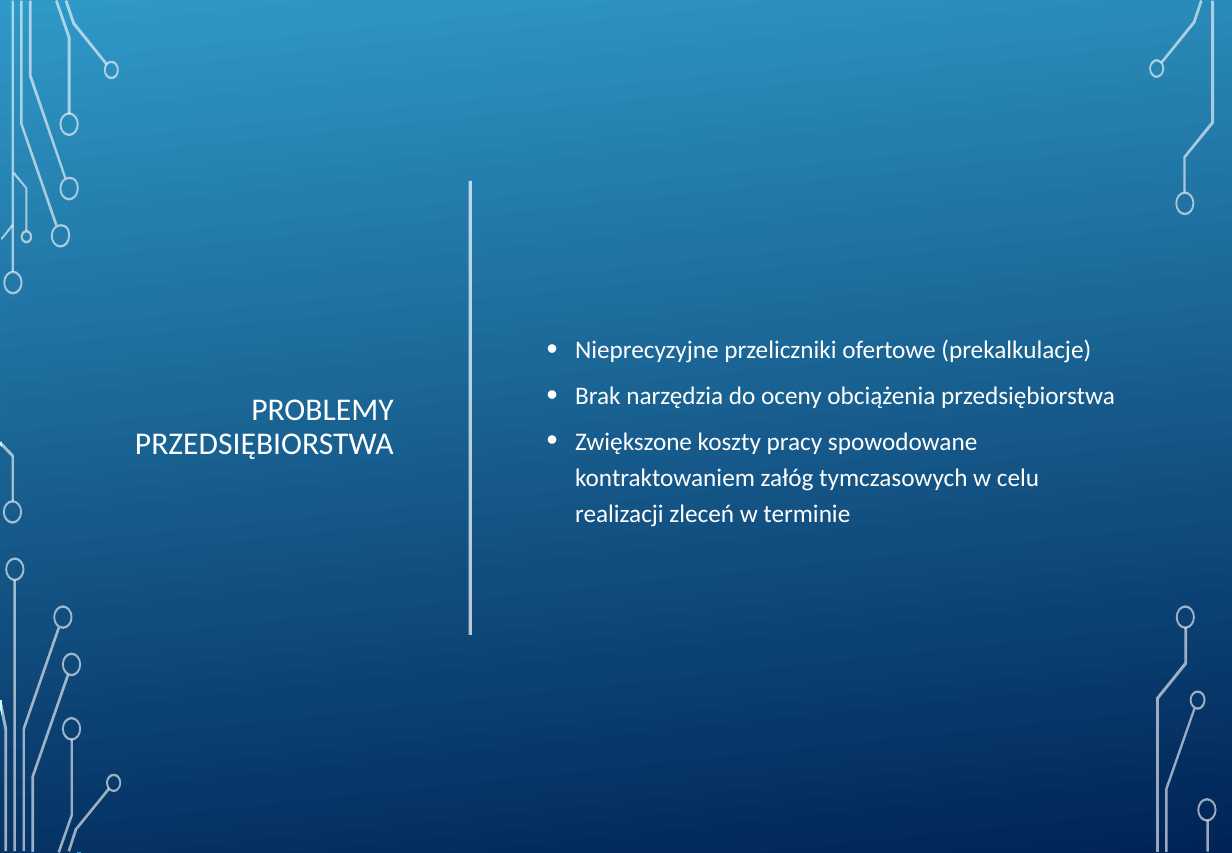
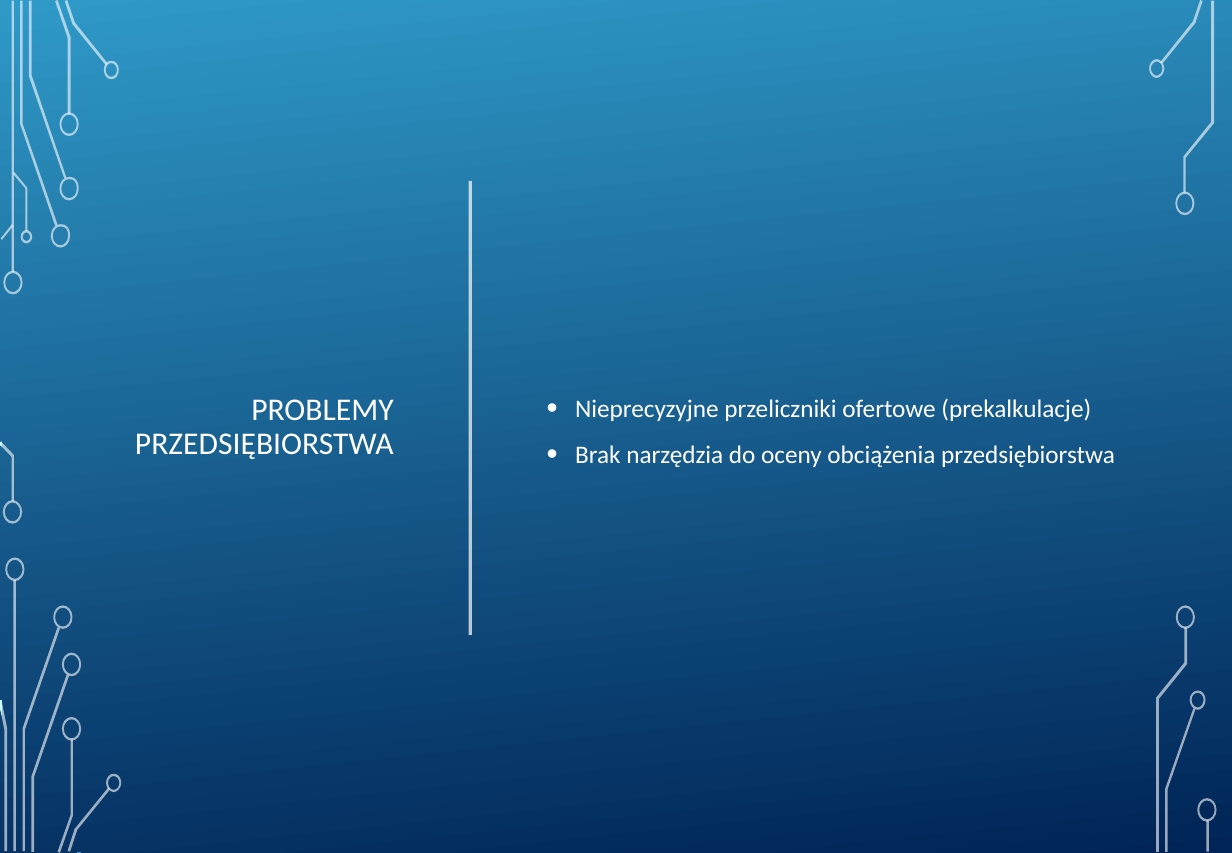
Before and after one commit to wszczawinski/DS_final_project, a slide deck: slide 4 of Analiza obciążenia przedsiębiorstwa produkcyjnego.pptx. Drawn at 1232x853 pixels with LibreOffice and Linux fonts; fonts in the diff are those of the drawing; background and template pictures are left out. Boxes give left, top, right and bottom in pixels: in the first picture for what was removed or moved away, otherwise in the second. Text is boxed around its words. In the diff, an @@ line names an element or a change of style, - is before the commit and + after.

```diff
--- a/Analiza obciążenia przedsiębiorstwa produkcyjnego.pptx
+++ b/Analiza obciążenia przedsiębiorstwa produkcyjnego.pptx
@@ text at bbox=[575, 432, 1039, 527]: paragraph removed @@
-• Zwiększone koszty pracy spowodowane kontraktowaniem załóg tymczasowych w celu realizacji zleceń w terminie
```
Also in this commit, not shown: 2 other slides changed, 1 other file.
